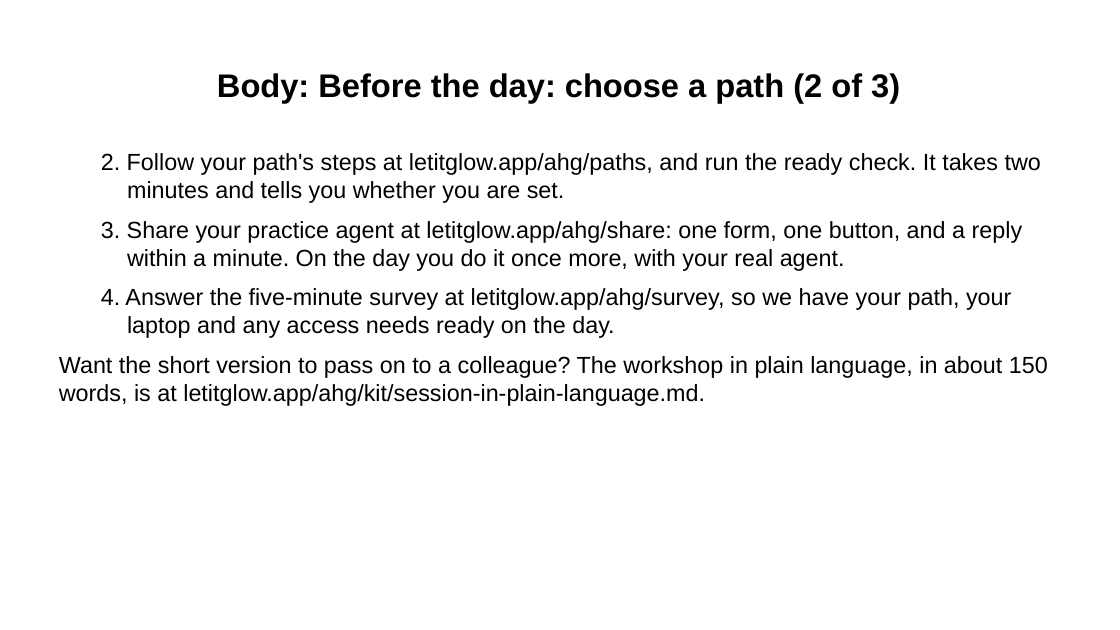
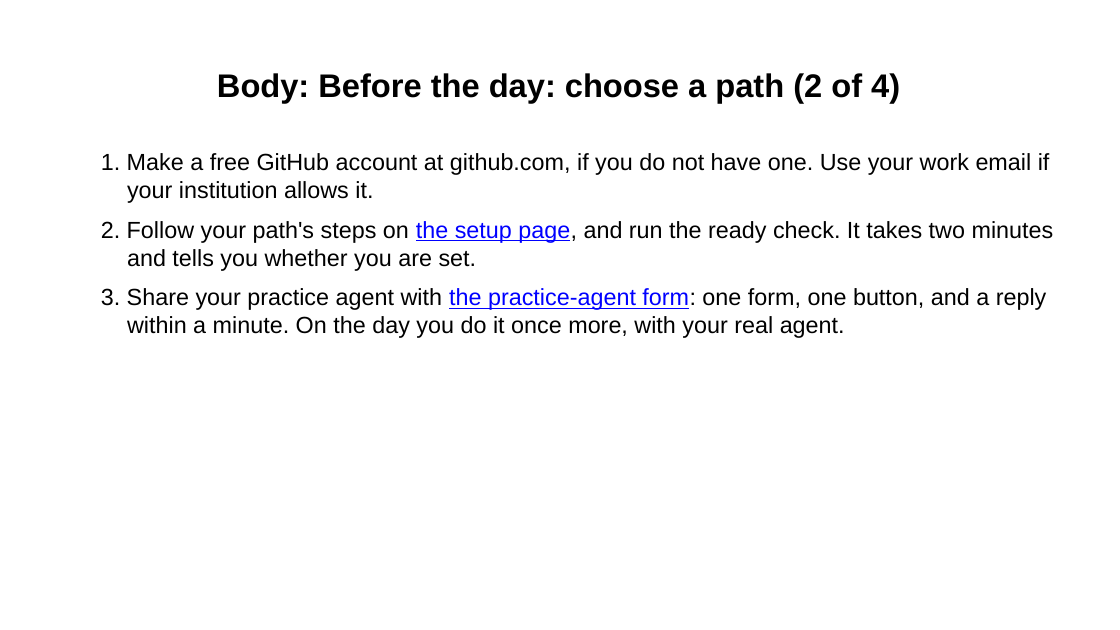
Before and after one commit to Community-Access/glow, a slide deck: slide 6 of docs/ahg-2026/pre-event-message.pptx. Drawn at 1120x630 pixels with LibreOffice and Linux fonts; fonts in the diff are those of the drawing. Boxes give left, top, right and bottom in pixels: in the first picture for what was removed or moved away, otherwise in the second. Text is boxed around its words. In the diff, an @@ line names an element or a change of style, - is before the commit and + after.

Commit message:
Publish accurate AHG and Accessibility Agents content
Admin merge authorized by repository owner; all required CI checks passed.

```diff
--- a/docs/ahg-2026/pre-event-message.pptx
+++ b/docs/ahg-2026/pre-event-message.pptx
@@ title at (x1=217, y1=73, x2=900, y2=102): text changed @@
-Body: Before the day: choose a path (2 of 3)
+Body: Before the day: choose a path (2 of 4)
@@ text at (x1=101, y1=153, x2=1054, y2=338): text changed @@
-  2. Follow your path's steps at letitglow.app/ahg/paths, and run the ready check. It takes two minutes and tells you whether you are set.
-  3. Share your practice agent at letitglow.app/ahg/share: one form, one button, and a reply within a minute. On the day you do it once more, with your real agent.
-  4. Answer the five-minute survey at letitglow.app/ahg/survey, so we have your path, your laptop and any access needs ready on the day.
-Want the short version to pass on to a colleague? The workshop in plain language, in about 150 words, is at letitglow.app/ahg/kit/session-in-plain-language.md.
+  1. Make a free GitHub account at github.com, if you do not have one. Use your work email if your institution allows it.
+  2. Follow your path's steps on the setup page, and run the ready check. It takes two minutes and tells you whether you are set.
+  3. Share your practice agent with the practice-agent form: one form, one button, and a reply within a minute. On the day you do it once more, with your real agent.
```
Also in this commit, not shown: 5 other slides changed, 4 slides added, 18 other files.
